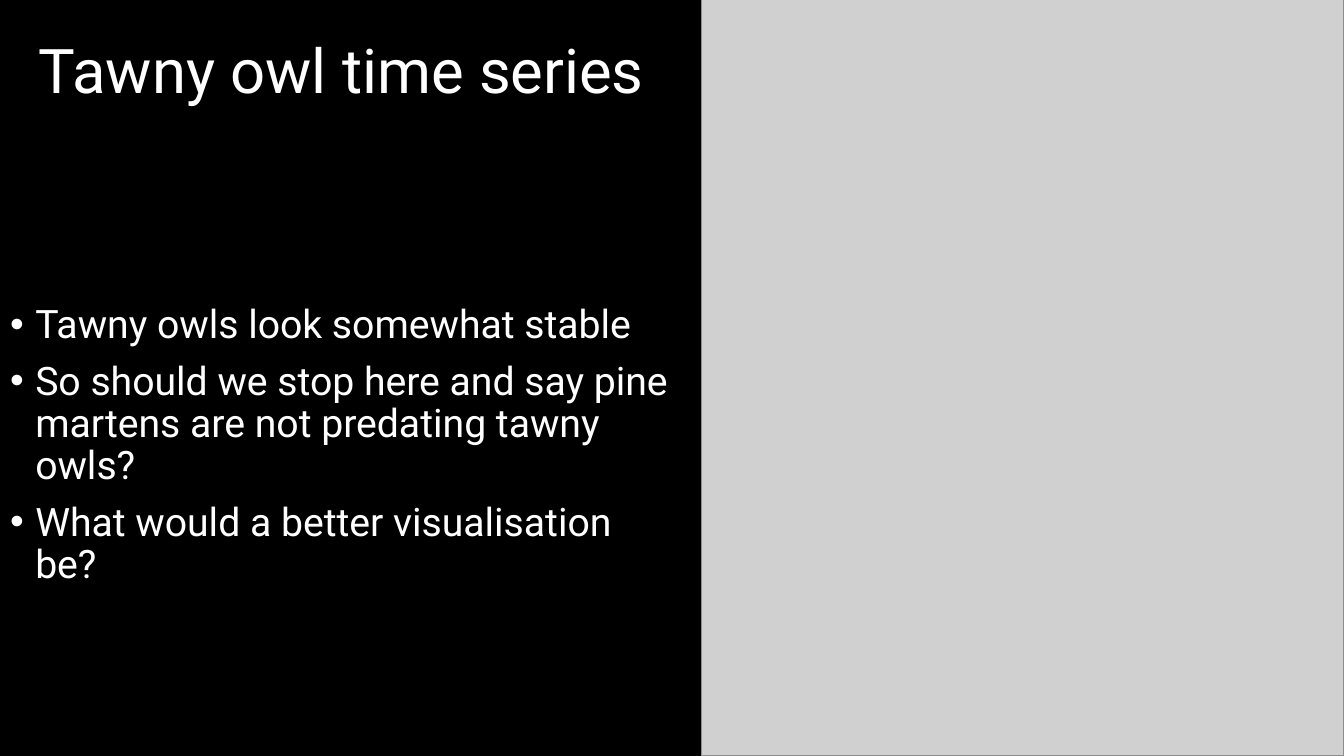
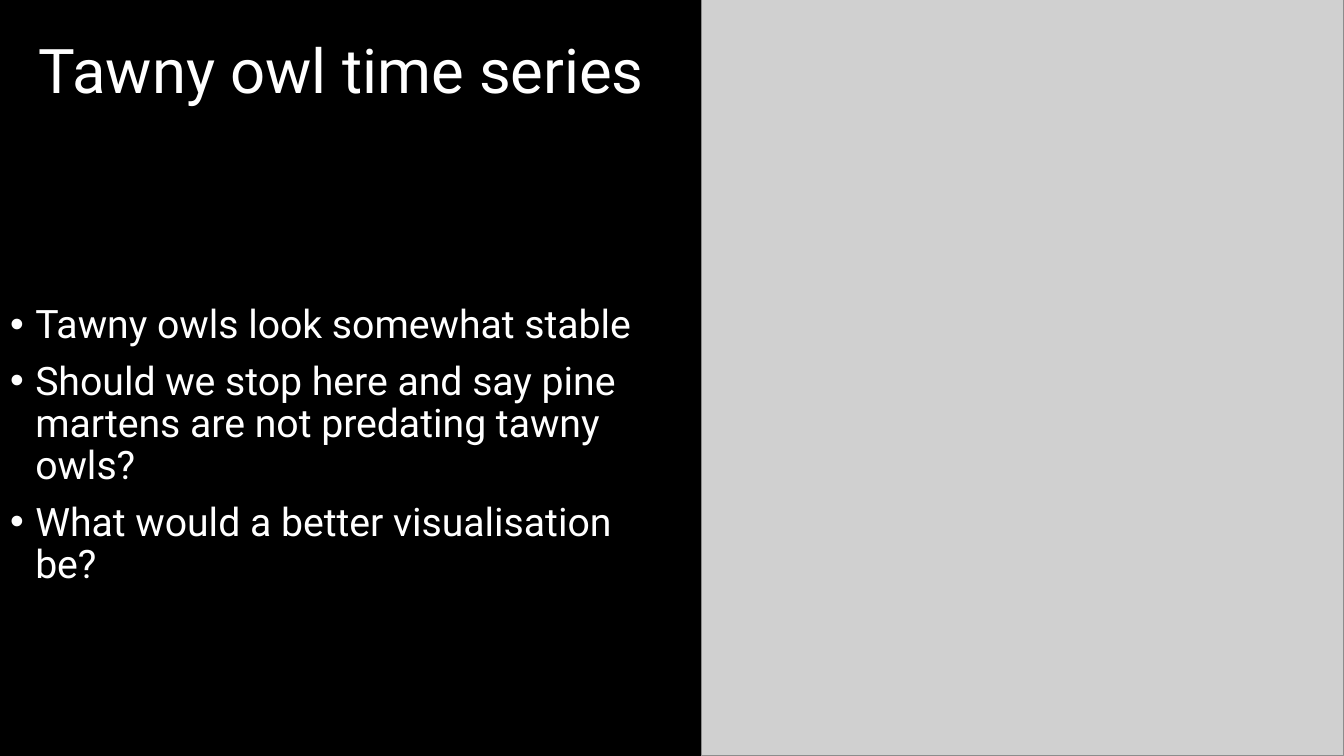
Before and after one commit to DeonRoos/stats-for-biologists, a slide deck: slide 9 of Lecture 5 - Cont LM/Slides/Linear models_w_Continuous.pptx (slide 8 before the commit). Drawn at 1344x756 pixels with LibreOffice and Linux fonts; fonts in the diff are those of the drawing; grey boxes stand for pictures. Boxes give left, top, right and bottom in pixels: in the first picture for what was removed or moved away, otherwise in the second. Text is boxed around its words. In the diff, an @@ line names an element or a change of style, - is before the commit and + after.

```diff
--- a/Lecture 5 - Cont LM/Slides/Linear models_w_Continuous.pptx
+++ b/Lecture 5 - Cont LM/Slides/Linear models_w_Continuous.pptx
@@ text at (35, 365, 616, 480): text changed @@
-• So should we stop here and say pine martens are not predating tawny owls?
+• Should we stop here and say pine martens are not predating tawny owls?
```
Also in this commit, not shown: 8 other slides changed, 9 slides added, 5 slides removed, 8 other files.
